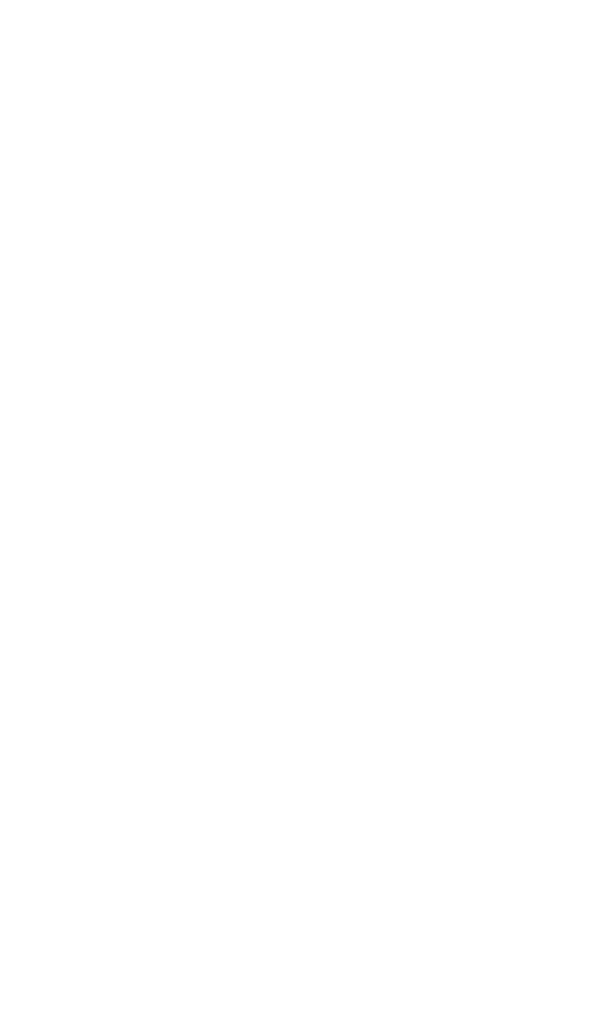
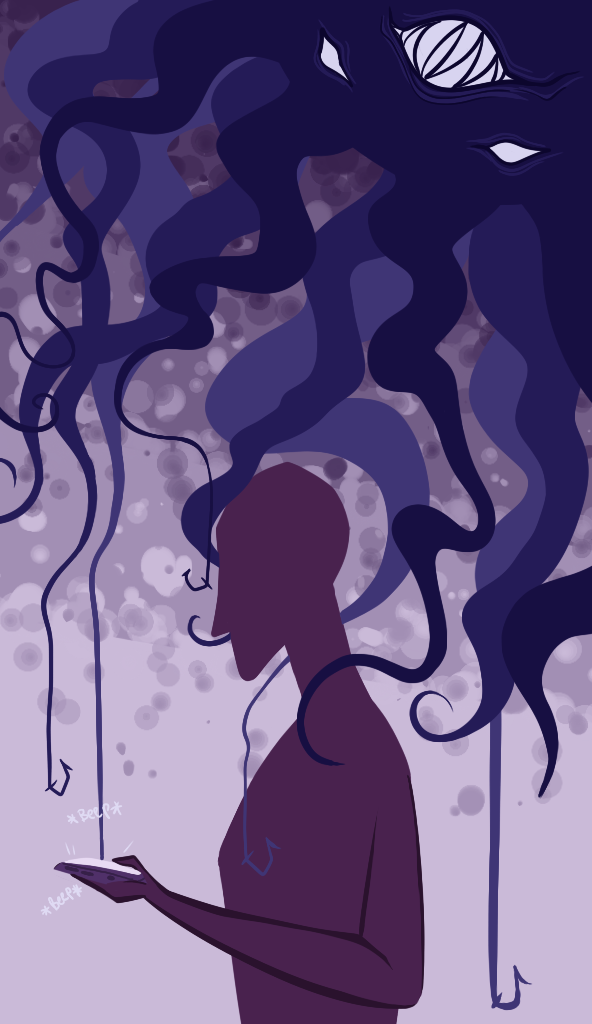
Layered file, before and after one edit (592x1024). Changes by layer:
added layer "Layer10" above "Layer11" over [317, 5, 581, 166]
added layer "Layer11" above "Layer7" over [313, 1, 585, 176]
added layer "Layer7" above "Layer8" over [0, 0, 592, 916]
added layer "Layer8" above "Layer9" over [0, 0, 592, 797]
added layer "Layer9" above "Layer3" over [0, 0, 592, 1011]
painted on "Layer3" over [53, 461, 425, 1024]
added layer "Layer6" above "Layer5" over [0, 0, 592, 388]
added layer "Layer5" above "Layer4" over [0, 0, 592, 481]
added layer "Layer4" above "Layer2" over [0, 0, 592, 629]
painted on "Layer2" over [0, 0, 592, 818]
painted on "Background" over [0, 0, 592, 1024]
